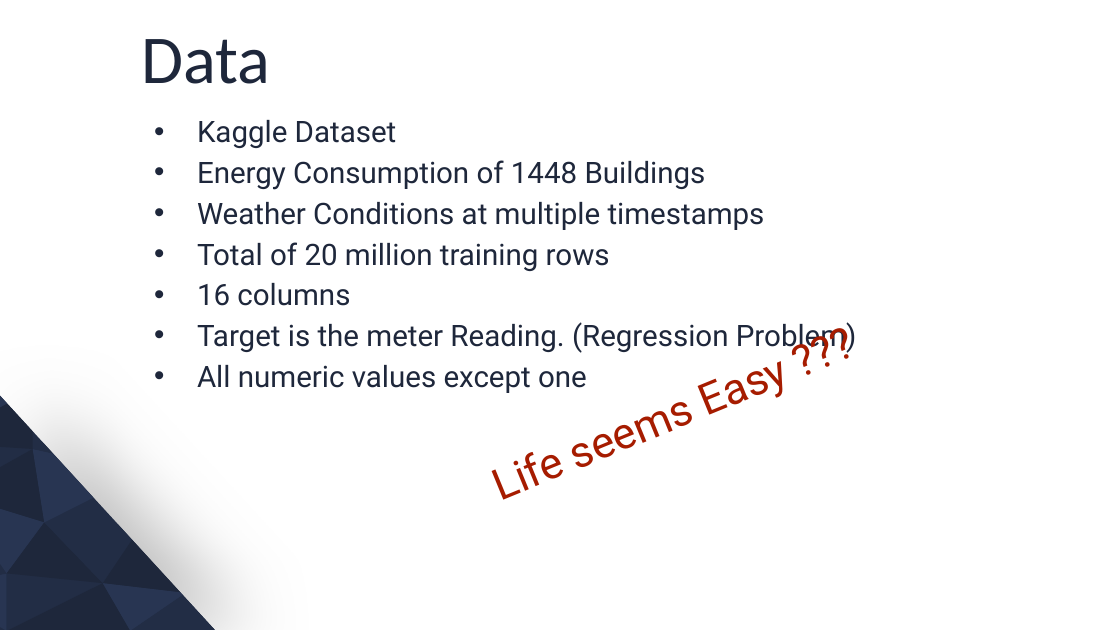
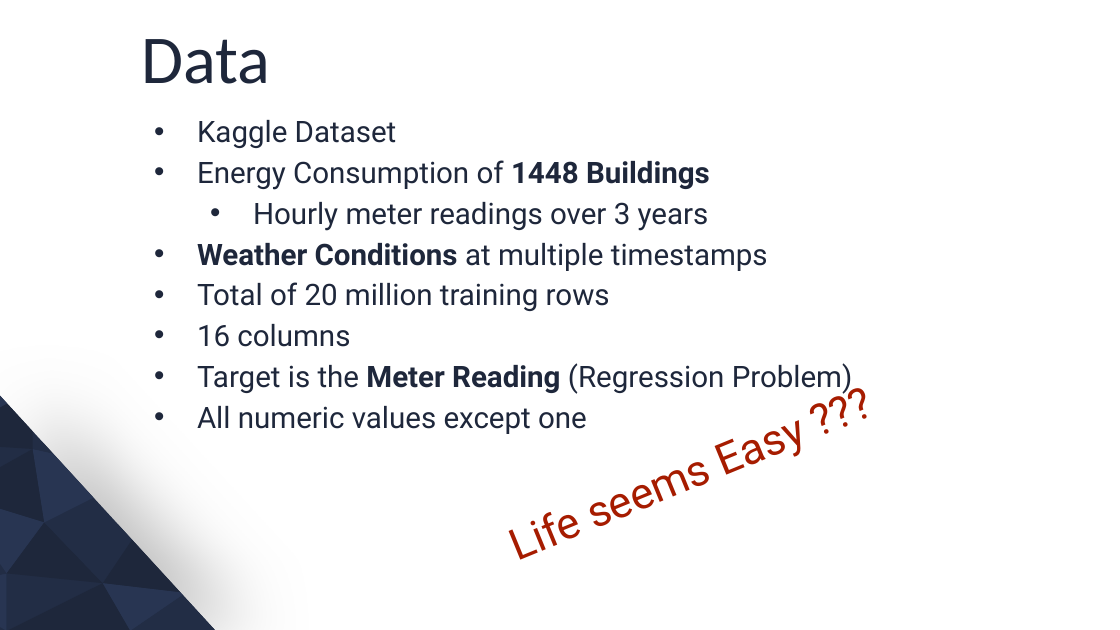
Before and after one commit to SnehalD14/Building-Energy-Prediction, a slide deck: slide 5 of Project Presentation.pptx (slide 4 before the commit). Drawn at 1120x630 pixels with LibreOffice and Linux fonts; fonts in the diff are those of the drawing; background and template pictures are left out. Boxes give left, top, right and bottom in pixels: in the first picture for what was removed or moved away, otherwise in the second. Text is boxed around its words. In the diff, an @@ line names an element or a change of style, - is before the commit and + after.

```diff
--- a/Project Presentation.pptx
+++ b/Project Presentation.pptx
@@ text at (x1=197, y1=160, x2=768, y2=271): bold on in "1448 Buildings", "Weather Conditions" @@
@@ text at (x1=253, y1=202, x2=709, y2=231): paragraph added @@
+  • Hourly meter readings over 3 years
@@ text "Life seems Easy ???" moved from (x1=469, y1=293, x2=899, y2=544) to (x1=487, y1=353, x2=917, y2=604) @@
@@ text at (x1=197, y1=363, x2=853, y2=394): text changed @@
-• Target is the meter Reading. (Regression Problem)
+• Target is the Meter Reading (Regression Problem)
```
Also in this commit, not shown: 8 other slides changed, 2 slides added.
